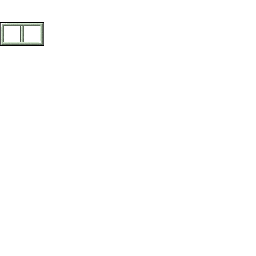
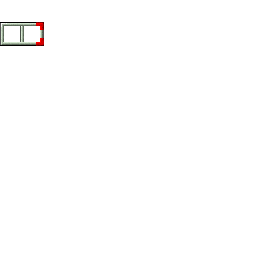
Revision of a layered w=256, h=256 image; what changed, layer by layer:
showed "Layer 1", opacity 100% → 52%, blend normal → overlay, moved it above "Layer 5 copy 5", painted on it, masked it over [36, 22, 44, 46]
renamed "Layer 7" to "Layer 5 copy 5", showed it, moved it above "Layer 5 copy 4", painted on it over [36, 38, 44, 46]
renamed "Layer 7 copy" to "Layer 5 copy 4", showed it, painted on it over [36, 22, 44, 30]
painted on "Layer 4 copy" over [36, 22, 44, 46]
removed layer "Layer 3 copy" over [36, 22, 44, 46]
